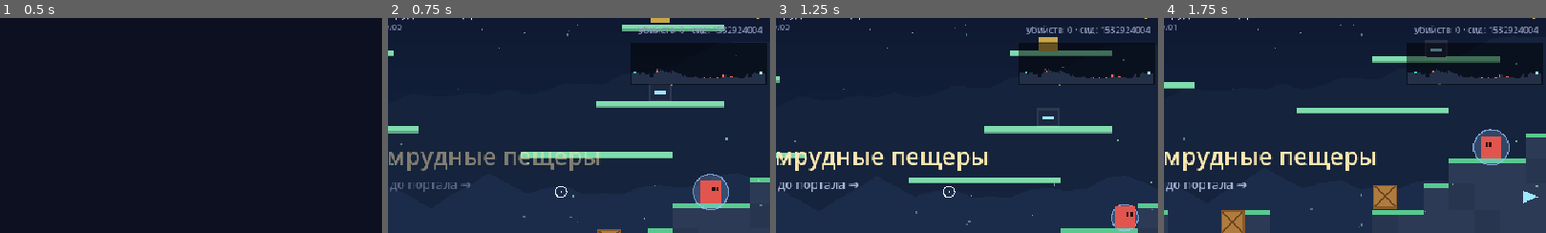
Above: before the commit, frames 1-4 (left to right).
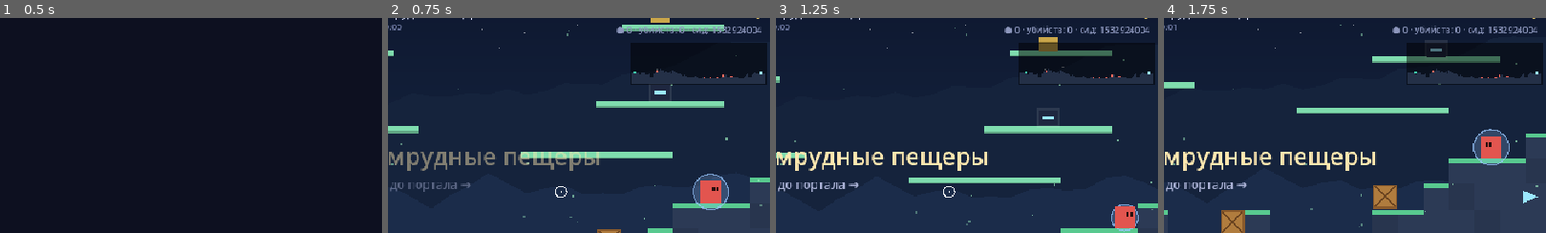
Above: after the commit, the same moments.

Repository: agent-carl/probable-enigma
Game: Godot game, scene res://Main.tscn
Two runs of this game, one before a commit and one after it. Both use one fixed random seed, a clock stepped at 60 frames per second and the inputs below.
Inputs (mouse positions are % of the whole screen's width and height, from its top left):
- Up to frame 1 (0.5 s): no input
- Up to frame 2 (0.75 s): tap Enter at 0.5 s; move the mouse to (72, 45) at 0.52 s; hold D from 0.53 s (still down); tap 1 at 0.6 s; click (72, 45) at 0.67 s
- Up to frame 3 (1.25 s): keep holding D; tap Space at 0.77, 1.07 s; tap 2 at 0.8 s
- Up to frame 4 (1.75 s): move the mouse to (30, 55) at 1.27 s; release D at 1.28 s; hold S from 1.28 s (still down); tap 2 at 1.35 s; tap Space at 1.52 s; tap 3 at 1.55 s
The pictures show only the part of the screen within x 49-99%, y 5-55%; the shares and areas given below are measured in that part.

Frame 1 is identical in both runs. In frame 2, 0.5% of the frame differs, in the area x 59-98%, y 3-8%; in frame 3, 0.6%; in frame 4, 0.6%.

Commit message:
Series 2/N: coins currency and a between-levels shop
- Coins are now a currency (separate from score): collected from enemies,
  crates, and elite drops; shown in the HUD
- A shop opens before every 3rd level: spend coins on a medkit, ammo refill,
  shield, a random weapon, or a random upgrade. Items show price/affordability,
  mark as sold, and there's a Continue button (keys 1-5 to buy, Enter to leave)
- Refactored upgrade application into apply_upgrade_stats() shared by the
  upgrade screen and the shop; bot/demo loops handle the new shop state

Verified on Godot 4.6.3: parse clean, full headless suite passes (23
sections incl. coin pickup, shop-level cadence, buy/deduct/apply, sold-out
and insufficient-funds guards); rendered the shop screen with no errors.
CI on the previous push went green.

https://claude.ai/code/session_01CUUtNpiNcdpS7KL7R6tZmp

Diff:
--- a/godot/Game.gd
+++ b/godot/Game.gd
@@ -84,9 +84,11 @@
 
 # ============================== Состояние ==============================
 
-var state := "menu"  # menu | play | pause | upgrade | dead
+var state := "menu"  # menu | play | pause | upgrade | shop | dead
 var lvl := 1
 var score := 0
+var coins := 0       # валюта для магазина
+var shop_items := [] # товары текущего магазина
 var kills := 0
 var run_seed := 0
 var seed_label := ""
@@ -241,6 +243,9 @@
 			n += 1
 		P.inv = 0
 		hurt_player(12, -1, Vector2(P.x - 200, P.y))
+	if demo_frame == 50 and "--shop" in OS.get_cmdline_args() and state == "play":
+		coins = 50
+		open_shop()
 	if state == "play":
 		input.move = 1
 		input.jump_pressed = (demo_frame % 26 == 0)
@@ -264,6 +269,8 @@
 	sim_step()
 	if state == "upgrade":
 		choose_upgrade(offer[0])
+	if state == "shop" and not ("--shop" in OS.get_cmdline_args()):
+		shop_continue()
 	if state == "dead" and not ("--dead" in OS.get_cmdline_args()):
 		start_run(12345 + demo_frame, "DEMO")
 	queue_redraw()
@@ -325,15 +332,18 @@
 				if state == "menu": start_from_menu()
 				elif state == "dead": start_from_menu()
 				elif state == "pause": _set_state("play")
+				elif state == "shop": shop_continue()
 			KEY_SPACE:
 				if state == "menu": start_from_menu()
+				elif state == "shop": shop_continue()
 			KEY_R:
 				if state == "menu": start_from_menu()
-			KEY_1, KEY_2, KEY_3:
-				if state == "upgrade":
-					var i: int = event.keycode - KEY_1
-					if i < offer.size():
-						choose_upgrade(offer[i])
+			KEY_1, KEY_2, KEY_3, KEY_4, KEY_5:
+				var i: int = event.keycode - KEY_1
+				if state == "upgrade" and i < offer.size():
+					choose_upgrade(offer[i])
+				elif state == "shop" and i < shop_items.size():
+					buy_shop_item(i)
 	elif event is InputEventMouseButton and event.pressed and event.button_index == MOUSE_BUTTON_LEFT:
 		_handle_ui_click(get_local_mouse_position())
 	elif event is InputEventMouseButton and event.pressed and state == "play":
@@ -356,11 +366,16 @@
 		"menu": _set_state("menu")
 		"resume": _set_state("play")
 		"quit": _set_state("menu")
+		"shop_continue": shop_continue()
 		_:
 			if key.begins_with("card"):
 				var i := int(key.substr(4))
 				if i < offer.size():
 					choose_upgrade(offer[i])
+			elif key.begins_with("shop"):
+				var i := int(key.substr(4))
+				if i < shop_items.size():
+					buy_shop_item(i)
 
 func _cycle_weapon(d: int) -> void:
 	if state != "play" or P.weapons.size() < 2:
@@ -899,6 +914,7 @@
 	seed_label = label if label != "" else str(run_seed)
 	lvl = 1
 	score = 0
+	coins = 0
 	kills = 0
 	max_combo = 0
 	run_ticks = 0
@@ -973,7 +989,7 @@
 	offer = pool.slice(0, 3)
 	_set_state("upgrade")
 
-func choose_upgrade(u: Dictionary) -> void:
+func apply_upgrade_stats(u: Dictionary) -> void:
 	var st: Dictionary = P.stats
 	match u.id:
 		"hp":
@@ -995,12 +1011,70 @@
 		"blast": st.blast_mul *= 1.4
 		"magnet": st.magnet_range += 90.0
 		"berserk": st.berserk += 0.5
+
+func choose_upgrade(u: Dictionary) -> void:
+	apply_upgrade_stats(u)
 	play_sfx("select")
 	lvl += 1
+	# перед некоторыми уровнями — магазин за монеты
+	if is_shop_level(lvl):
+		open_shop()
+	else:
+		start_level()
+		_set_state("play")
+
+func is_shop_level(level_num: int) -> bool:
+	return level_num % 3 == 0
+
+func open_shop() -> void:
+	shop_items = build_shop()
+	_set_state("shop")
+
+func build_shop() -> Array:
+	var items := [
+		{ "id": "heal", "icon": "♥", "name": "Аптечка", "desc": "+50 здоровья", "price": 8, "sold": false },
+		{ "id": "ammo", "icon": "▭", "name": "Боезапас", "desc": "Патроны всему оружию", "price": 6, "sold": false },
+		{ "id": "shield", "icon": "▢", "name": "Щит", "desc": "+30 к запасу щита", "price": 12, "sold": false },
+		{ "id": "weapon", "icon": "▸", "name": "Оружие", "desc": "Случайный новый ствол", "price": 16, "sold": false, "weapon": pick_rng(WEAPON_DROPS) },
+		{ "id": "upgrade", "icon": "★", "name": "Улучшение", "desc": "Случайная прокачка", "price": 20, "sold": false, "up": _random_upgrade() },
+	]
+	return items
+
+func pick_rng(arr: Array):
+	return arr[rng.randi_range(0, arr.size() - 1)]
+
+func _random_upgrade() -> Dictionary:
+	return UPGRADES[rng.randi_range(0, UPGRADES.size() - 1)]
+
+func buy_shop_item(i: int) -> void:
+	if i < 0 or i >= shop_items.size():
+		return
+	var it: Dictionary = shop_items[i]
+	if it.sold or coins < it.price:
+		return
+	coins -= it.price
+	it.sold = true
+	match it.id:
+		"heal": P.hp = min(P.maxhp, P.hp + 50)
+		"ammo": _refill_all_ammo()
+		"shield":
+			P.max_shield += 30
+			P.shield = min(P.max_shield, P.shield + 30)
+		"weapon": give_weapon(it.weapon)
+		"upgrade": apply_upgrade_stats(it.up)
+	play_sfx("pickup")
+
+func _refill_all_ammo() -> void:
+	for slot in P.weapons:
+		if is_finite(slot.ammo):
+			slot.ammo += WEAPONS[slot.id].ammo
+
+func shop_continue() -> void:
 	start_level()
 	_set_state("play")
 
 func level_clear() -> void:
+	score += 100 + lvl * 25
 	score += 100 + lvl * 25
 	play_sfx("portal")
 	offer_upgrades()
@@ -1767,7 +1841,8 @@
 				add_text(P.x + P.w / 2.0, P.y - 10, "+%d щит" % int(pk.shield), Color("#7fd4ff"))
 			elif pk.kind == "coin":
 				score += 5
-				add_text(pk.x, pk.y - 6, "+5", Color("#ffd86b"))
+				coins += 1
+				add_text(pk.x, pk.y - 6, "+1●", Color("#ffd86b"))
 			play_sfx("pickup")
 			continue
 		alive.append(pk)
@@ -2318,7 +2393,7 @@
 	var score_str := str(score)
 	var ssz := font.get_string_size(score_str, HORIZONTAL_ALIGNMENT_LEFT, -1, 16)
 	_text(Vector2(VW - 16 - ssz.x, 26), score_str, 16, Color("#ffd86b"))
-	var sub := "убийств: %d · сид: %s" % [kills, seed_label]
+	var sub := "● %d · убийств: %d · сид: %s" % [coins, kills, seed_label]
 	var subsz := font.get_string_size(sub, HORIZONTAL_ALIGNMENT_LEFT, -1, 11)
 	_text(Vector2(VW - 16 - subsz.x, 44), sub, 11, Color("#8d97bd"))
 
@@ -2487,6 +2562,33 @@
 				_text(Vector2(ccx, rect.position.y + 100), u.name, 18, Color("#ffe9b0"), true)
 				_draw_wrapped(u.desc, rect.position.x + 16, rect.position.y + 130, cw - 32, 14, Color("#aab3d6"))
 				_text(Vector2(ccx, rect.position.y + 188), "[%d]" % (i + 1), 14, Color("#8d97bd"), true)
+		"shop":
+			_text(Vector2(cx, 80), "Магазин", 36, Color("#ffe9b0"), true)
+			_text(Vector2(cx, 116), "Монеты: ● %d   (цифры 1–5 или клик — купить)" % coins, 16, Color("#ffd86b"), true)
+			var n := shop_items.size()
+			var cw := 165.0
+			var gap := 14.0
+			var total := n * cw + (n - 1) * gap
+			var sx := cx - total / 2.0
+			for i in range(n):
+				var it: Dictionary = shop_items[i]
+				var rect := Rect2(sx + i * (cw + gap), 160, cw, 210)
+				var affordable: bool = coins >= it.price and not it.sold
+				draw_rect(rect, Color(1, 1, 1, 0.05) if not it.sold else Color(0, 0, 0, 0.25))
+				draw_rect(rect, Color(1, 0.85, 0.42, 0.6) if affordable else Color(1, 1, 1, 0.15), false, 2.0)
+				_ui_rects["shop%d" % i] = rect
+				var ccx := rect.position.x + cw / 2.0
+				var fade := 0.4 if it.sold else 1.0
+				_text(Vector2(ccx, rect.position.y + 56), it.icon, 40, Color(1, 0.91, 0.69, fade), true)
+				_text(Vector2(ccx, rect.position.y + 92), it.name, 17, Color(1, 0.91, 0.69, fade), true)
+				_draw_wrapped(it.desc, rect.position.x + 12, rect.position.y + 118, cw - 24, 13, Color(0.67, 0.70, 0.84, fade))
+				if it.sold:
+					_text(Vector2(ccx, rect.position.y + 176), "куплено", 14, Color("#7df2a5"), true)
+				else:
+					var pc := Color("#ffd86b") if affordable else Color("#ff6b5e")
+					_text(Vector2(ccx, rect.position.y + 176), "● %d" % it.price, 16, pc, true)
+				_text(Vector2(ccx, rect.position.y + 198), "[%d]" % (i + 1), 13, Color("#8d97bd"), true)
+			_btn(Rect2(cx - 110, 396, 220, 48), "Дальше →", "shop_continue")
 
 func _draw_volume(cx: float, y: float) -> void:
 	var bw := 160.0
--- a/godot/Test.gd
+++ b/godot/Test.gd
@@ -634,6 +634,54 @@
 	game.hurt_player(10, -1, Vector2(game.P.x - 200, game.P.y))
 	_ok(abs(abs(game.hurt_dirs[1].ang) - PI) < 0.2, "damage from the left -> angle ~PI")
 
+	# ---------- 23. Магазин и монеты ----------
+	# монеты — отдельная валюта, копятся с подбора
+	game.start_run(51, "51")
+	_ok(game.coins == 0, "coins reset on run start")
+	game.pickups = [{ "kind": "coin", "x": game.P.x, "y": game.P.y, "w": 12, "h": 12, "vy": 0.0, "t": 0.0 }]
+	game.update_pickups()
+	_ok(game.coins == 1, "coin pickup grants a coin")
+
+	# магазин появляется перед уровнями, кратными 3
+	_ok(game.is_shop_level(3) and game.is_shop_level(6) and not game.is_shop_level(4), "shop levels are every 3rd")
+	# после улучшения на переходе к ур.3 открывается магазин
+	game.start_run(52, "52")
+	game.lvl = 2
+	game.choose_upgrade({ "id": "dmg" })  # lvl -> 3 -> магазин
+	_ok(game.state == "shop", "shop opens before a shop level")
+	_ok(game.shop_items.size() >= 4, "shop offers items")
+
+	# покупка: хватает монет — списывает и применяет; не хватает — нет
+	game.coins = 100
+	var hp_shop: float = game.P.hp
+	game.P.hp = max(1.0, game.P.maxhp - 60)
+	var c0: int = game.coins
+	# найдём аптечку
+	var heal_idx := -1
+	for i in range(game.shop_items.size()):
+		if game.shop_items[i].id == "heal":
+			heal_idx = i
+	_ok(heal_idx >= 0, "shop has a heal item")
+	game.buy_shop_item(heal_idx)
+	_ok(game.coins == c0 - game.shop_items[heal_idx].price, "buying deducts coins")
+	_ok(game.shop_items[heal_idx].sold, "item marked sold")
+	_ok(game.P.hp > game.P.maxhp - 60, "heal applied")
+	# повторная покупка проданного — без эффекта
+	var c1: int = game.coins
+	game.buy_shop_item(heal_idx)
+	_ok(game.coins == c1, "cannot rebuy a sold item")
+	# нехватка монет — покупка не проходит
+	game.coins = 0
+	var weapon_idx := -1
+	for i in range(game.shop_items.size()):
+		if game.shop_items[i].id == "weapon":
+			weapon_idx = i
+	game.buy_shop_item(weapon_idx)
+	_ok(not game.shop_items[weapon_idx].sold, "cannot afford -> no purchase")
+	# выход из магазина запускает уровень
+	game.shop_continue()
+	_ok(game.state == "play" and game.lvl == 3, "shop_continue starts the level")
+
 	if failures == 0:
 		print("\nALL TESTS PASSED")
 	else:
@@ -667,6 +715,8 @@
 		if game.state == "upgrade":
 			cleared += 1
 			game.choose_upgrade(game.offer[i % game.offer.size()])
+		if game.state == "shop":
+			game.shop_continue()
 		if game.state == "dead":
 			deaths += 1
 			game.start_run(seed_v + deaths, str(seed_v + deaths))
Not shown, changed: README.md
Not shown, changed: godot/README.md
